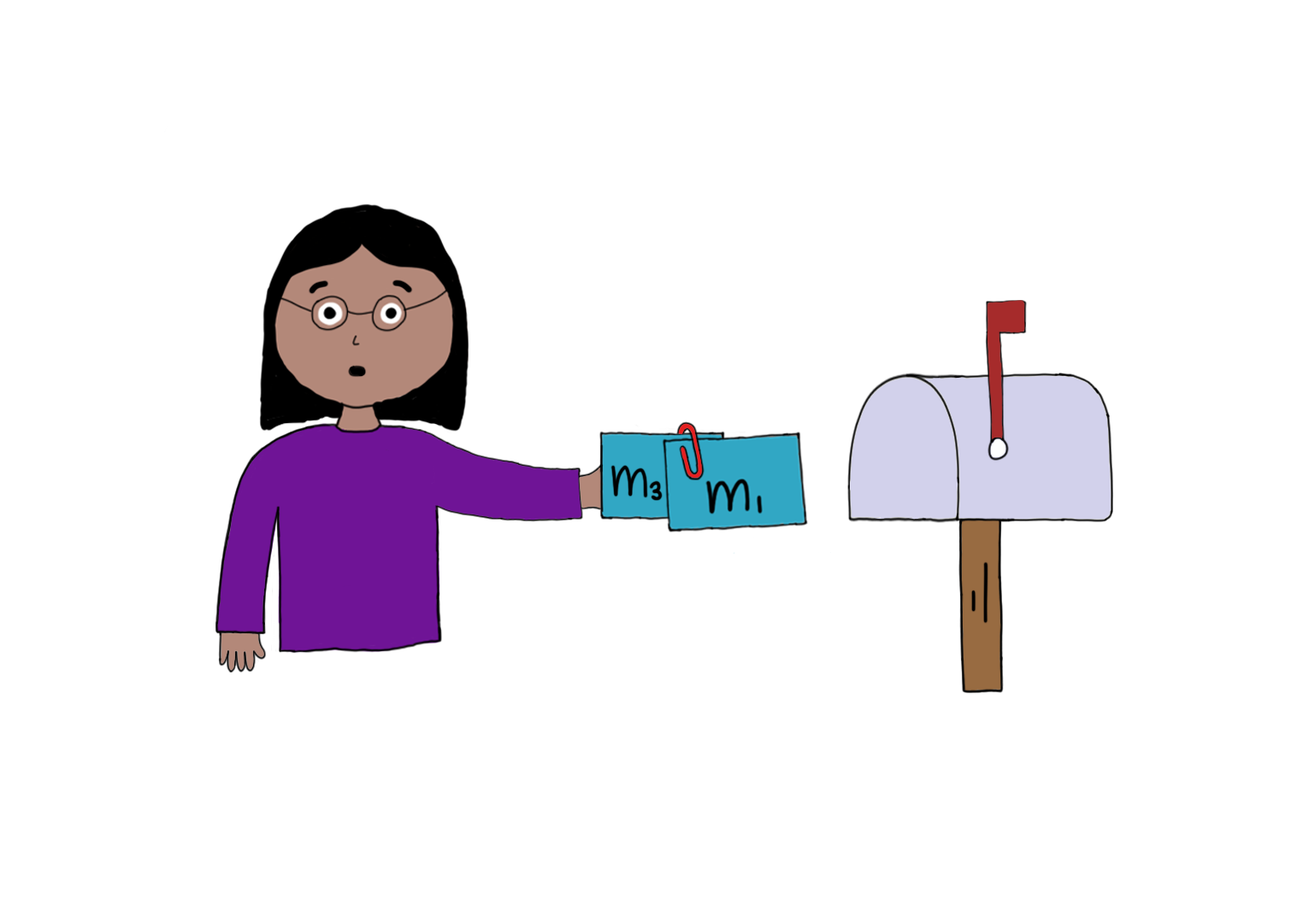
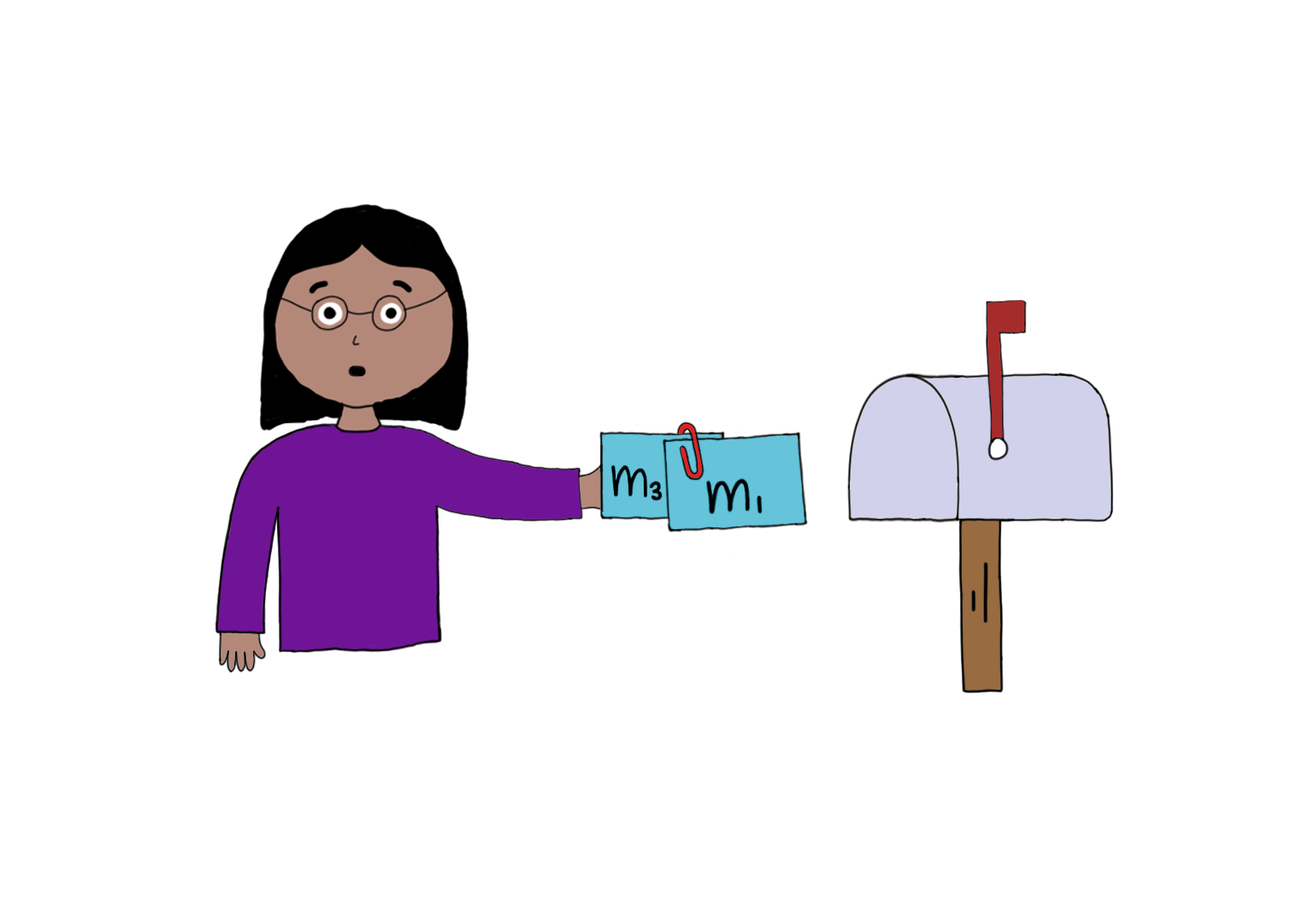
Comparing the layer stacks of the two 1291x923 images. Changes:
painted on "Layer 19" (1st of 2, in "Group 1") over [664,435,806,530]
painted on "Layer 19" (2nd of 2, in "Group 1") over [600,433,726,518]
